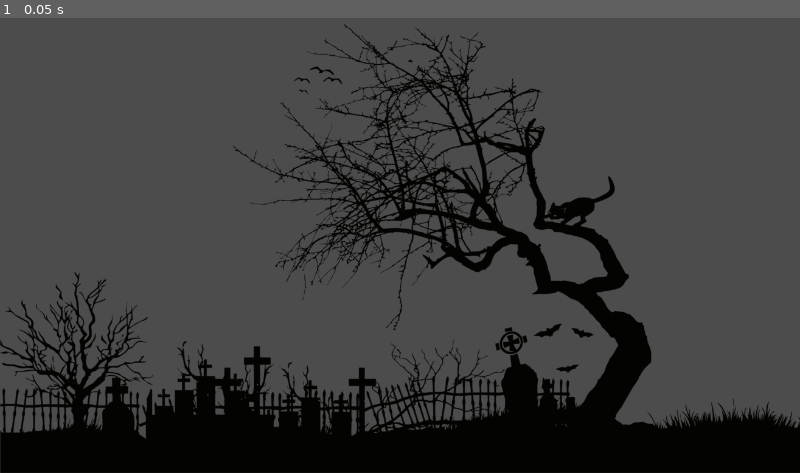
Above: before the commit, frame 1.
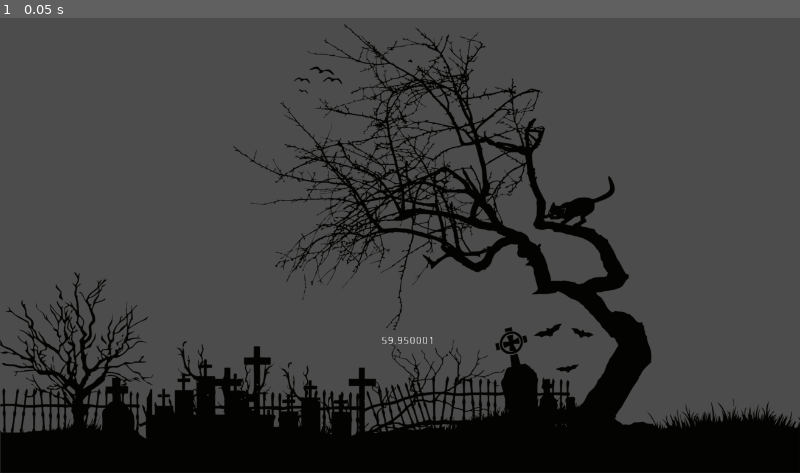
Above: after the commit, the same moment.

Repository: aynasg/Team3-Fall2023-GameCraftJam
Game: Godot game, scene res://Root.tscn
The game is run twice, just before and just after one commit, with the same random seed, the same clock (stepped at 60 frames per second) and the same inputs.
Inputs:
- Up to frame 1 (0.05 s): no input

The runs differ from the first frame. In frame 1, less than 0.1% of the frame differs, in the area x 47-54%, y 70-72%.

Commit message:
added-timer-and-phases
I also removed the world global because of bugs

Diff:
--- a/globals/game.gd
+++ b/globals/game.gd
@@ -2,4 +2,4 @@
 
 const MAX_PHASES = 5
 const TIME_UNTIL_BOSS_ARRIVAL = MAX_PHASES * 60
-var phase := 1
+var current_phase := 1
--- a/project.godot
+++ b/project.godot
@@ -17,7 +17,6 @@
 [autoload]
 
 Game="*res://globals/game.tscn"
-GlobalWorld="*res://globals/world.tscn"
 
 [display]
 
--- a/world/world.gd
+++ b/world/world.gd
@@ -1,6 +1,32 @@
 extends Node2D
 
+signal boss_fight
+signal phase
+# PhaseTimer waits for a certain amount of time and then changes|
+# the current phase we are on.
 onready var PhaseTimer := $PhaseTimer
 
 func _ready():
-	PhaseTimer.wait_time = 0
+	# Everytime we reload the world, we need to reset the current
+	# phase back to 1 by going to the next phase, emit phase1
+	Game.current_phase = 0
+	next_phase()
+
+	# PhaseTimer Setup
+	PhaseTimer.wait_time = Game.TIME_UNTIL_BOSS_ARRIVAL / Game.MAX_PHASES
+	PhaseTimer.connect("timeout", self, "next_phase")
+	PhaseTimer.start()
+
+func _process(delta):
+	$Label.text = str(PhaseTimer.time_left)
+
+func next_phase():
+	# Change Phase
+	Game.current_phase += 1
+	if Game.current_phase > Game.MAX_PHASES:
+		PhaseTimer.stop()
+		emit_signal("boss_fight")
+		return
+	print("starting phase %s" % Game.current_phase)
+
+	emit_signal("phase", [Game.current_phase])
--- a/world/world.tscn
+++ b/world/world.tscn
@@ -10,7 +10,6 @@
 script = ExtResource( 2 )
 
 [node name="PhaseTimer" type="Timer" parent="."]
-autostart = true
 
 [node name="Ground" type="StaticBody2D" parent="."]
 
@@ -22,3 +21,9 @@
 [node name="Collision" type="CollisionShape2D" parent="Ground"]
 position = Vector2( 512, 574 )
 shape = SubResource( 1 )
+
+[node name="Label" type="Label" parent="."]
+margin_left = 488.0
+margin_top = 424.0
+margin_right = 528.0
+margin_bottom = 438.0
